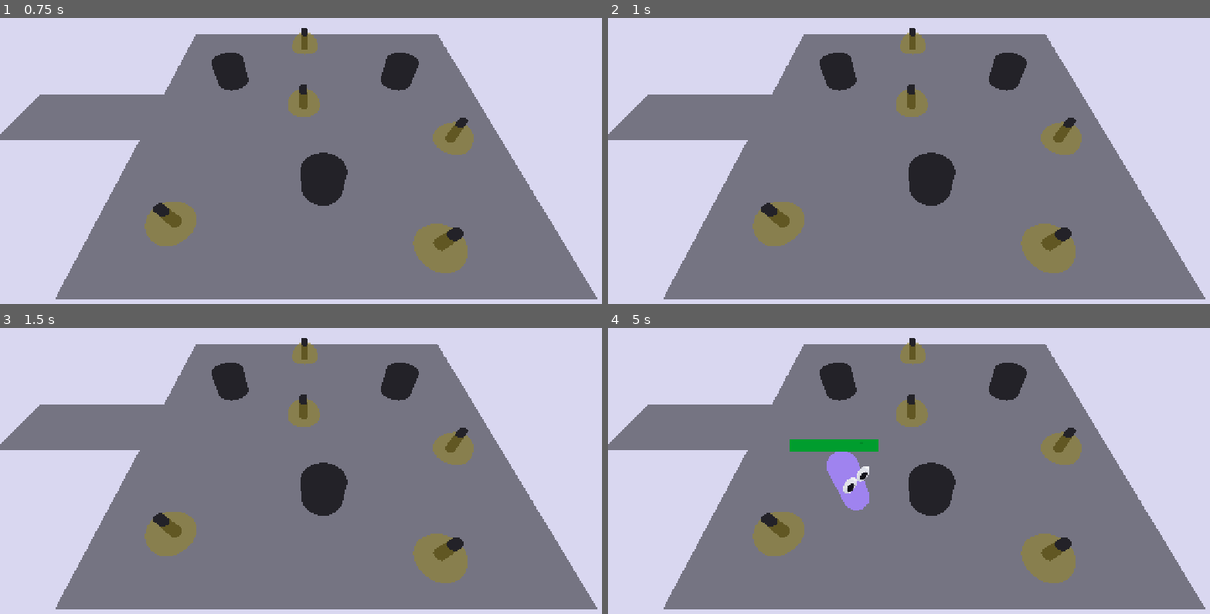
Above: before the commit, frames 1-4 (two rows, left to right).
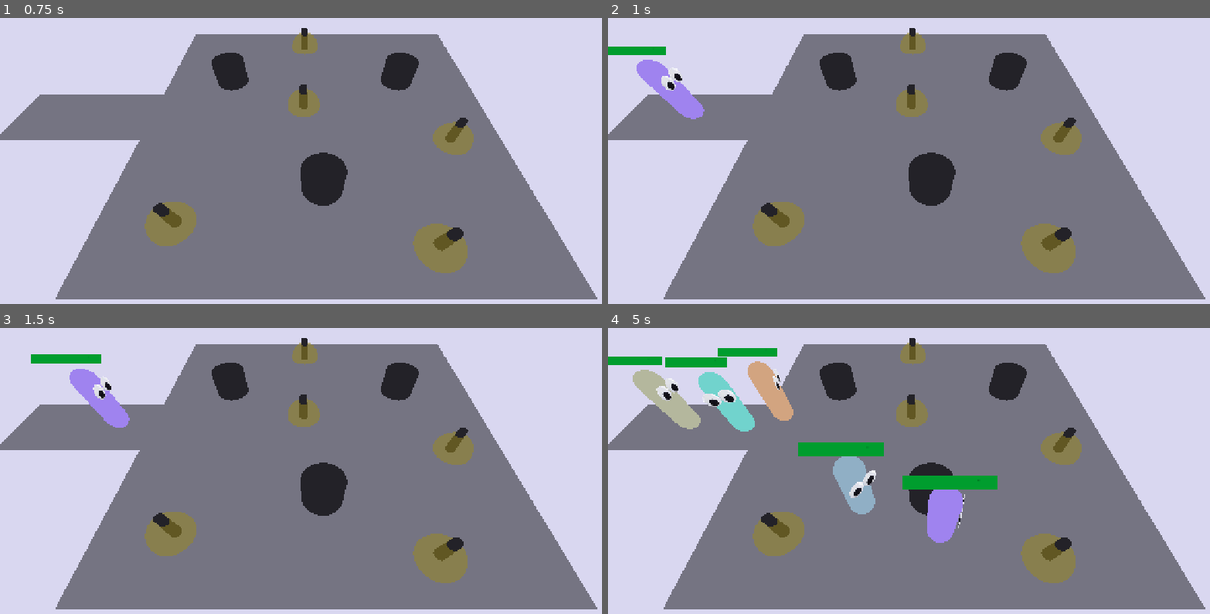
Above: after the commit, the same moments.

Repository: IkutiDev/furniture-hunter
Game: Godot game, scene res://non_persons/test_shop.tscn
The game is run twice, just before and just after one commit, with the same random seed, the same clock (stepped at 60 frames per second) and the same inputs. This scene is started directly instead of the project's main scene.
Inputs (mouse positions are in pixels of both pictures, inside the frame that each line leads up to):
- Up to frame 1 (0.75 s): tap Enter at 0.5 s; move the mouse to (445, 175) at 0.52 s; press the mouse at (445, 175) at 0.53 s
- Up to frame 2 (1 s): no input
- Up to frame 3 (1.5 s): move the mouse to (186, 519) at 1.27 s; release the mouse at (186, 519) at 1.28 s; tap R (rotate) at 1.35 s
- Up to frame 4 (5 s): move the mouse to (981, 425) at 2.02 s; press the mouse at (981, 425) at 2.03 s; move the mouse to (884, 571) at 2.77 s; release the mouse at (884, 571) at 2.78 s; tap R (rotate) at 2.85, 4.35 s; move the mouse to (1101, 553) at 3.52 s; press the mouse at (1101, 553) at 3.53 s; move the mouse to (734, 450) at 4.27 s; release the mouse at (734, 450) at 4.28 s

Frame 1 is identical in both runs. In frame 2, 1.2% of the frame differs, in the area x 0-17%, y 10-36%; in frame 3, 1.3%; in frame 4, 6.8%, in the area x 0-65%, y 7-76%.

Commit message:
added player money + upgraded NPC AI

Diff:
--- a/non_persons/spawner.gd
+++ b/non_persons/spawner.gd
@@ -28,7 +28,7 @@
 	new_customer.global_position = $SpawnPoint.global_position
 	new_customer.exit_location = $TheAreaThatEatsPeople.global_position
 	new_customer.entrance_location = $ShopEntrance.global_position
-	new_customer.points_of_interest = points_of_interest
+	new_customer.points_of_interest = points_of_interest.duplicate()
 	where_to_plonk_customers.add_child(new_customer)
 	_customer_count += 1
 	pass
@@ -49,7 +49,7 @@
 func _on_spawn_timer_timeout() -> void:
 	if _customer_count >= desired_customer_count:
 		return
-	if randf() > 0.69:
+	if randf() > 0.47:
 		spawn_customer()
 
 	pass # Replace with function body.
--- a/non_persons/spawner.tscn
+++ b/non_persons/spawner.tscn
@@ -20,7 +20,7 @@
 shape = SubResource("BoxShape3D_ep3nv")
 
 [node name="SpawnTimer" type="Timer" parent="."]
-wait_time = 0.95
+wait_time = 0.45
 autostart = true
 
 [node name="ShopEntrance" type="Marker3D" parent="."]
--- a/non_persons/states/think.gd
+++ b/non_persons/states/think.gd
@@ -14,6 +14,8 @@
 
 signal i_chose_to_buy
 
+var brain_power = 1.0
+
 ## pairs of options + weights
 var possible_choices = {
 	"i_chose_to_walk" : 6,
@@ -23,6 +25,8 @@
 	}
 
 func enter(msg = []) -> void:
+	print(msg)
+	brain_power = 1.0
 	var choice_list = possible_choices.duplicate()
 	if !msg.is_empty():
 		assert(typeof(msg[0]) == TYPE_STRING)
@@ -31,6 +35,10 @@
 		make_a_choice()
 	pass
 
+func _process(delta: float) -> void:
+	brain_power -= delta
+	assert(brain_power > 0)
+	pass
 
 func exit() -> void:
 
@@ -41,20 +49,29 @@
 
 func make_a_choice(message = "nothing"):
 	var selected_choice : String
+
+	if customer_body.energy < 10 or customer_body.money < 20:
+		selected_choice = "i_chose_to_leave"
+		message = "nothing"
 	match message:
+		"buy failed":
+
+			selected_choice = "i_chose_to_walk"
+			pass
 		"henlo world": # go stright to walk
 			selected_choice = "i_chose_to_walk"
 			pass
 		"walking completed":
 			selected_choice = "i_chose_to_browse"
 			pass
+		"nothing to buy":
+			selected_choice = "i_chose_to_walk"
+			pass
 		"idle completed":
-			if customer_body.energy < 10 or customer_body.money < 20:
-				selected_choice = "i_chose_to_leave"
 
-			elif randf() > 0.7:
+			if randf() > 0.7:
 				selected_choice = "i_chose_to_browse"
-			elif randf() > 0.65:
+			elif randf() > 0.25:
 				selected_choice = "i_chose_to_buy"
 			else:
 				selected_choice = "i_chose_to_walk"
@@ -66,15 +83,5 @@
 
 	print("selected_choice: ",selected_choice)
 	emit_signal(selected_choice)
-	match selected_choice:
-		"i_chose_to_walk":
-			customer_body.energy -= 10
-			state_machine.transition_to("Walk")
-		"i_chose_to_browse":
-			customer_body.energy -= 5
-			state_machine.transition_to("Idle",[3.0])
-		"i_chose_to_leave":
-			state_machine.transition_to("Walk")
-		"i_chose_to_buy":
-			state_machine.transition_to("Idle",[1.5])
+
 	pass
--- a/non_persons/test_customer.gd
+++ b/non_persons/test_customer.gd
@@ -54,16 +54,23 @@
 
 
 func _on_think_i_chose_to_walk() -> void:
-	assert(!points_of_interest.is_empty())
+	if points_of_interest.is_empty():
+		energy = 0
+		$StateMachine.transition_to("Think",[])
+		return
 	var going_to = points_of_interest[randi()%points_of_interest.size()]
+	points_of_interest.erase(going_to)
 
 	set_target_position(going_to)
+	energy -= 15
+	$StateMachine.transition_to("Walk")
 	pass # Replace with function body.
 
 
 func _on_think_i_chose_to_leave() -> void:
 
 	set_target_position(exit_location)
+	$StateMachine.transition_to("Walk")
 	pass # Replace with function body.
 
 
@@ -78,6 +85,8 @@
 
 	if item_list.is_empty():
 		print("I want to buy an item from a thing, but the thing has no items!")
+		energy -= 15
+		$StateMachine.transition_to("Think",["nothing to buy"])
 		return
 
 	var selected_item = item_list.keys()[randi()%item_list.keys().size()]
@@ -85,11 +94,34 @@
 
 	if items_price > money:
 		print("I want to buy an ",selected_item ,", but I cant afford it!")
-		energy -= 15
+		$StateMachine.transition_to("Think",["buy failed"])
+		energy -= 10
 		return
 	else:
 		money -= items_price
+		PlayerInventory.earn_money(items_price)
 		the_shelf.remove_item(selected_item)
 		print("I bought a ", selected_item,", I now have only this much money: ", money)
+		$StateMachine.transition_to("Idle",[1.5])
 
 	pass # Replace with function body.
+
+
+func _on_think_i_chose_to_browse() -> void:
+	var objects_seen = $LookingEyes.get_overlapping_areas()
+	if objects_seen.is_empty():
+		print("I wanted to browse, but I dont see anything!")
+		return
+
+	var the_shelf = objects_seen[0]
+	var item_list = the_shelf.stored_items.duplicate() as Dictionary
+
+	if item_list.is_empty():
+		print("Silly me! I wanted to browse, but there are no items!")
+		energy -= 10
+		$StateMachine.transition_to("Think",["nothing to buy"])
+		return
+	energy -= 5
+	$StateMachine.transition_to("Idle",[3.0])
+			#
+	pass # Replace with function body.
--- a/non_persons/test_customer.tscn
+++ b/non_persons/test_customer.tscn
@@ -91,6 +91,7 @@
 billboard = 1
 texture = SubResource("NoiseTexture2D_q2p6i")
 
+[connection signal="i_chose_to_browse" from="StateMachine/Think" to="." method="_on_think_i_chose_to_browse"]
 [connection signal="i_chose_to_buy" from="StateMachine/Think" to="." method="_on_think_i_chose_to_buy"]
 [connection signal="i_chose_to_leave" from="StateMachine/Think" to="." method="_on_think_i_chose_to_leave"]
 [connection signal="i_chose_to_walk" from="StateMachine/Think" to="." method="_on_think_i_chose_to_walk"]
--- a/non_persons/test_shop.tscn
+++ b/non_persons/test_shop.tscn
@@ -81,7 +81,7 @@
 
 [node name="Spawner" parent="." instance=ExtResource("1_w3er8")]
 transform = Transform3D(1, 0, 0, 0, 1, 0, 0, 0, 1, -7.5411167, 0, 0.08339167)
-desired_customer_count = 8
+desired_customer_count = 15
 
 [node name="SpawnPoint" parent="Spawner" index="0"]
 transform = Transform3D(1, 0, 0, 0, 1, 0, 0, 0, 1, 0.60138893, 0, 0)
--- a/player_inventory.gd
+++ b/player_inventory.gd
@@ -2,6 +2,17 @@
 
 @export var furniture : Array[FurnitureData]
 @export var items : Array[ItemData]
+
+@export var money : int
+
+func spend_money(amount : int) -> bool:
+	if money - amount < 0:
+		return false
+	money -= amount
+	return true
+
+func earn_money(amount : int) -> void:
+	money += amount
 
 func remove_furniture_from_inventory(data : FurnitureData) -> void:
 	furniture.erase(data)
